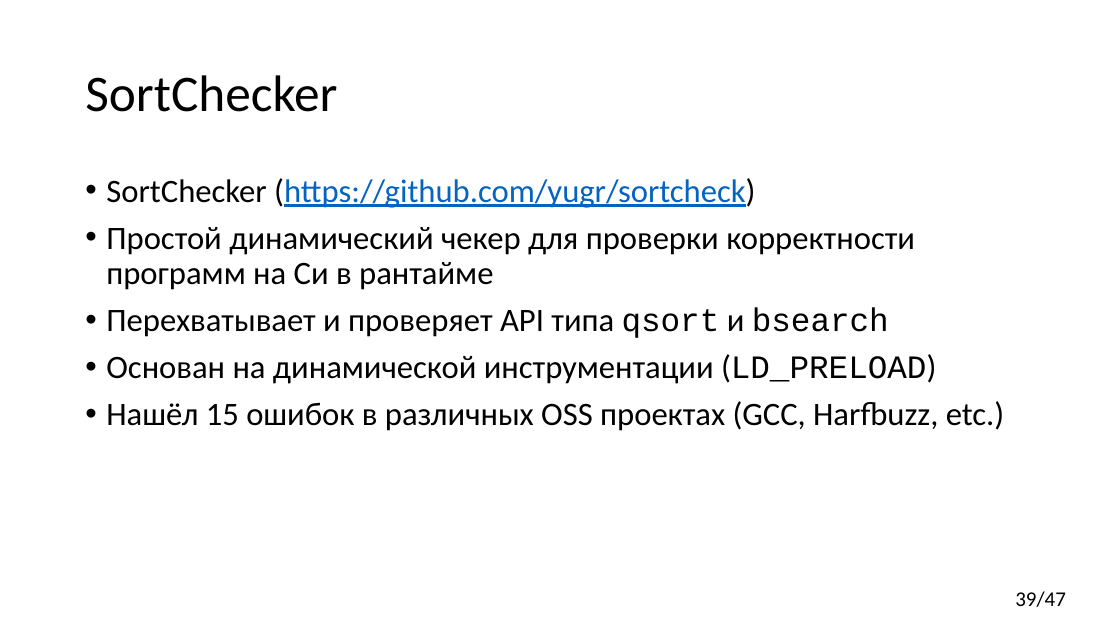
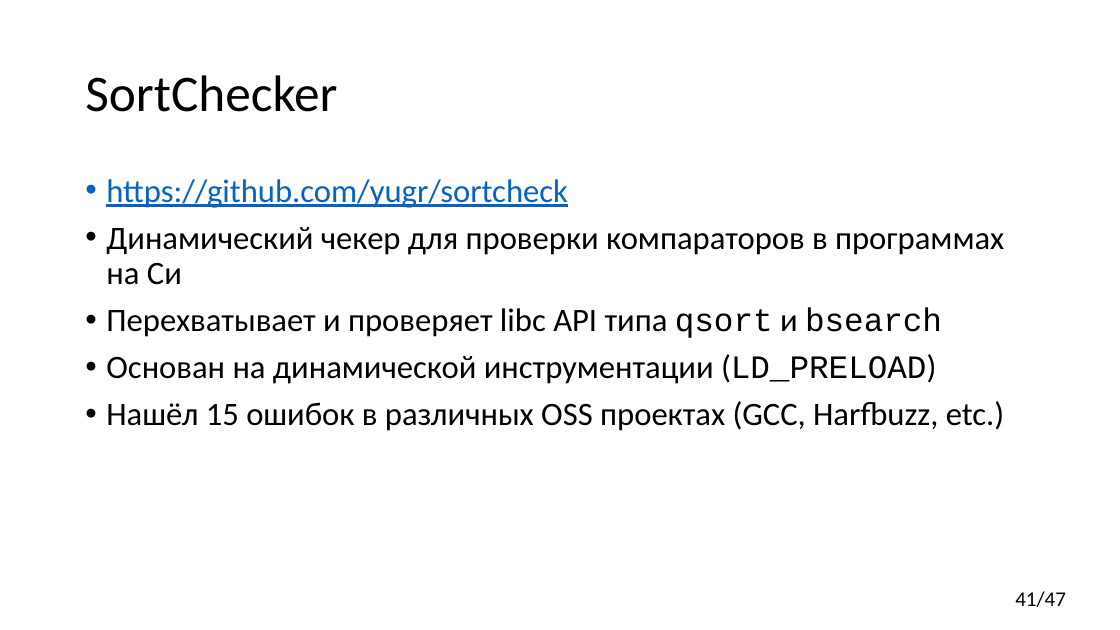
Before and after one commit to yugr/CppRussia, a slide deck: slide 41 of 2023/RU.pptx (slide 39 before the commit). Drawn at 1120x630 pixels with LibreOffice and Linux fonts; fonts in the diff are those of the drawing. Boxes give left, top, right and bottom in pixels: in the first picture for what was removed or moved away, otherwise in the second. Text is boxed around its words. In the diff, an @@ line names an element or a change of style, - is before the commit and + after.

```diff
--- a/2023/RU.pptx
+++ b/2023/RU.pptx
@@ text at <box>106,179,1004,338</box>: text changed @@
-• SortChecker (https://github.com/yugr/sortcheck)
-• Простой динамический чекер для проверки корректности программ на Си в рантайме
-• Перехватывает и проверяет API типа qsort и bsearch
+• https://github.com/yugr/sortcheck
+• Динамический чекер для проверки компараторов в программах на Си
+• Перехватывает и проверяет libc API типа qsort и bsearch
@@ page number at <box>1015,591,1066,607</box>: text changed @@
-39/47
+41/47
```
Also in this commit, not shown: 15 other slides changed, 3 slides added, 2 slides removed.
